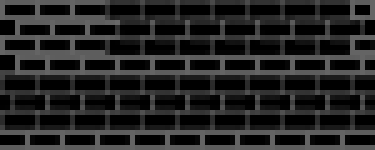
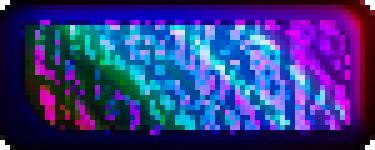
Before/after of a 375×150 layered artwork. What changed in the layer stack:
removed layer "Rectangle 2 copy 36" (1st of 6) over (x1=130, y1=130, x2=170, y2=150)
removed layer "Rectangle 2 copy 36" (2nd of 6) over (x1=95, y1=130, x2=135, y2=150)
removed layer "Rectangle 2 copy 36" (3rd of 6) over (x1=60, y1=130, x2=100, y2=150)
removed layer "Rectangle 2 copy 36" (4th of 6) over (x1=25, y1=130, x2=65, y2=150)
removed layer "Rectangle 2 copy 26" over (x1=350, y1=70, x2=375, y2=135)
removed layer "Rectangle 2 copy 25" over (x1=315, y1=70, x2=365, y2=135)
removed layer "Rectangle 2 copy 24" over (x1=280, y1=70, x2=330, y2=135)
removed layer "Rectangle 2 copy 23" over (x1=245, y1=70, x2=295, y2=135)
removed layer "Rectangle 2 copy 22" over (x1=210, y1=70, x2=260, y2=135)
removed layer "Rectangle 2 copy 21" over (x1=175, y1=70, x2=225, y2=135)
removed layer "Rectangle 2 copy 20" over (x1=140, y1=70, x2=190, y2=135)
removed layer "Rectangle 2 copy 19" over (x1=105, y1=70, x2=155, y2=135)
removed layer "Rectangle 2 copy 18" over (x1=70, y1=70, x2=120, y2=135)
removed layer "Rectangle 2 copy 17" over (x1=35, y1=70, x2=85, y2=135)
removed layer "Rectangle 2 copy 16" over (x1=0, y1=70, x2=50, y2=135)
removed layer "Rectangle 2 copy 13" over (x1=315, y1=0, x2=365, y2=60)
removed layer "Rectangle 2 copy 12" over (x1=280, y1=0, x2=330, y2=60)
removed layer "Rectangle 2 copy 11" over (x1=245, y1=0, x2=295, y2=60)
removed layer "Rectangle 2 copy 10" over (x1=210, y1=0, x2=260, y2=60)
removed layer "Rectangle 2 copy 9" over (x1=175, y1=0, x2=225, y2=60)
removed layer "Rectangle 2 copy 8" over (x1=140, y1=0, x2=190, y2=60)
removed layer "Rectangle 2 copy 7" (1st of 4) over (x1=105, y1=0, x2=155, y2=60)
renamed "Rectangle 2" to "Layer 2", opacity 100% → 65%, painted on it over (x1=0, y1=0, x2=375, y2=150)
renamed "Layer 0" to "Layer 1", painted on it over (x1=0, y1=0, x2=375, y2=150)
…and 29 more changes (29 removed)
